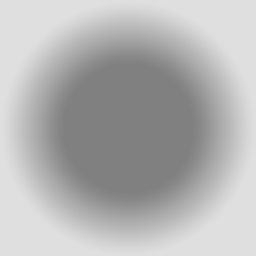
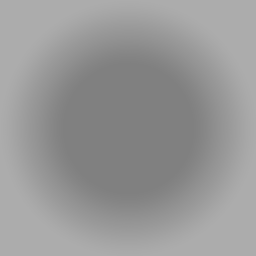
Revision of a layered 256 x 256 image; what changed, layer by layer:
painted on "Rectangle 1" over (1, 1, 256, 256)
